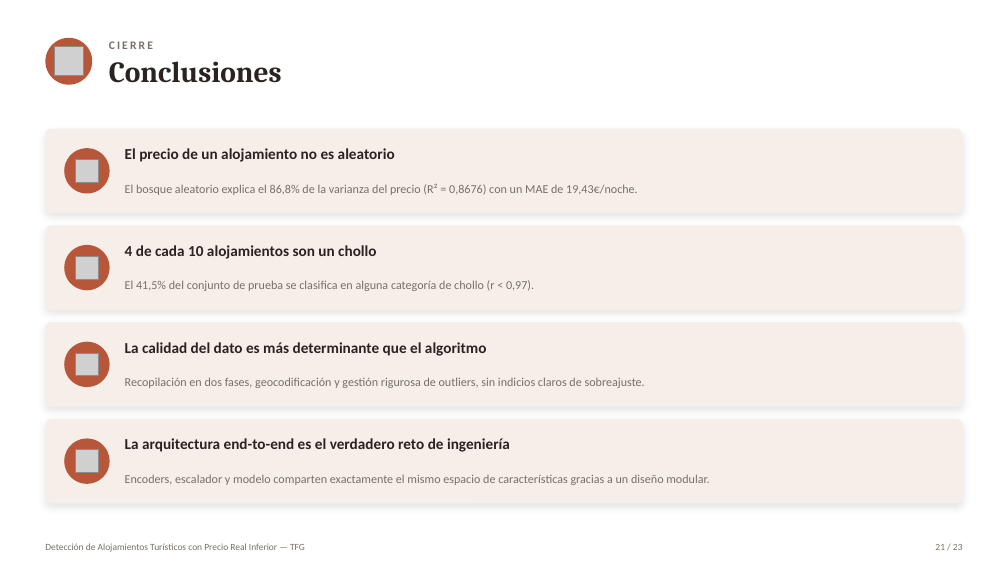
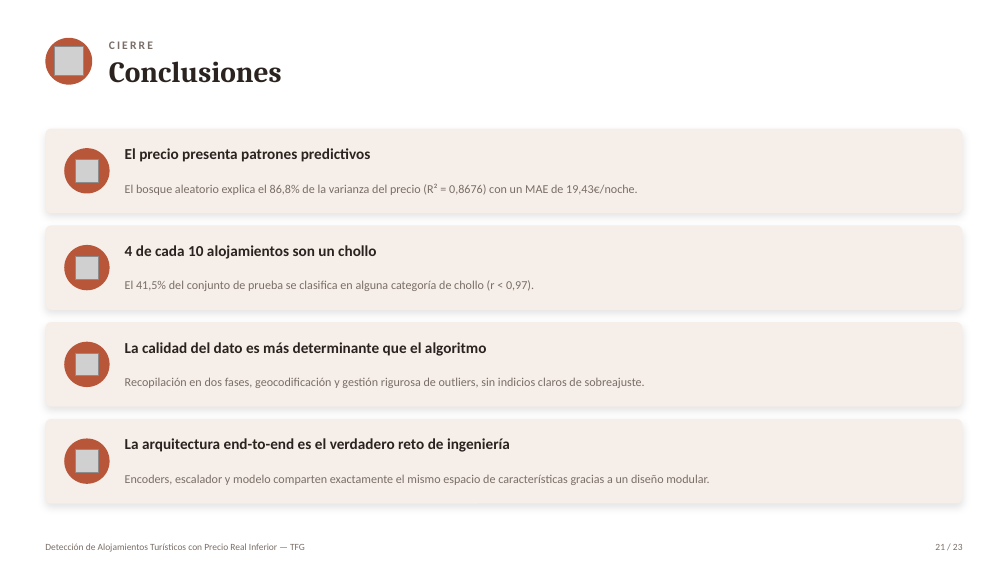
Before and after one commit to Marjimleo3/TFG, a slide deck: slide 21 of TFG_Chollos/Presentacion_Defensa_TFG.pptx. Drawn at 1008x567 pixels with LibreOffice and Linux fonts; fonts in the diff are those of the drawing; grey boxes stand for pictures. Boxes give left, top, right and bottom in pixels: in the first picture for what was removed or moved away, otherwise in the second. Text is boxed around its words. In the diff, an @@ line names an element or a change of style, - is before the commit and + after.

```diff
--- a/TFG_Chollos/Presentacion_Defensa_TFG.pptx
+++ b/TFG_Chollos/Presentacion_Defensa_TFG.pptx
@@ text at <box>125,148,371,162</box>: text changed @@
-El precio de un alojamiento no es aleatorio
+El precio presenta patrones predictivos
```
Also in this commit, not shown: 10 other slides changed.
